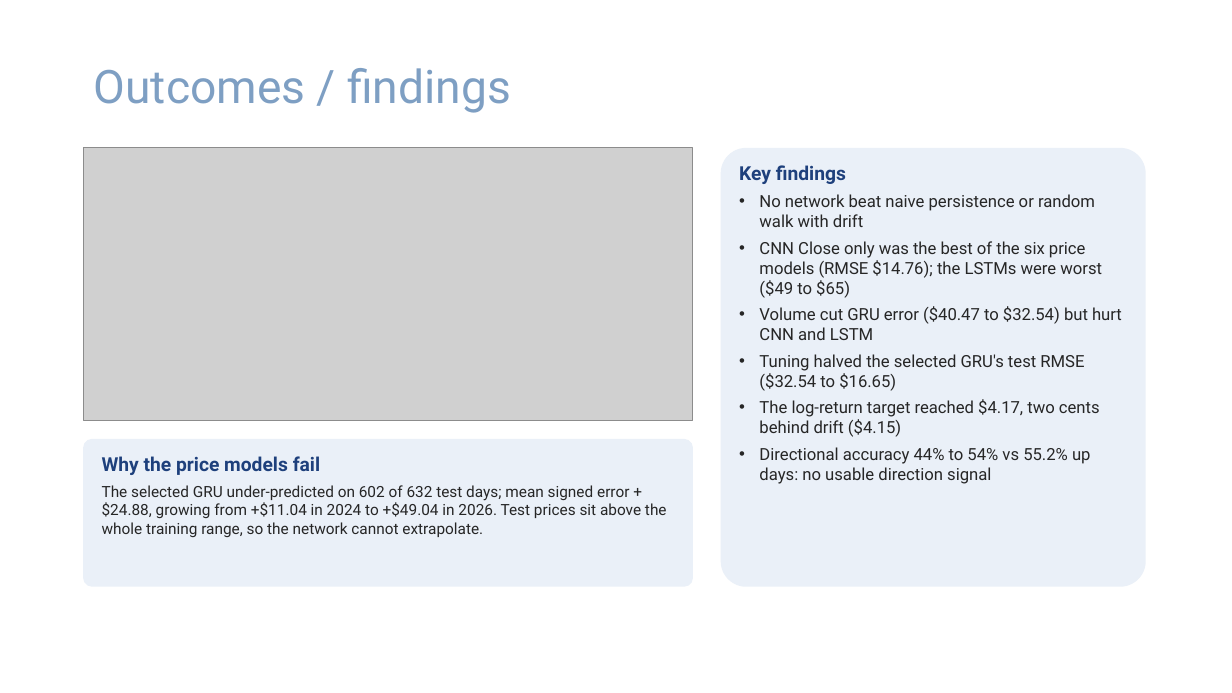
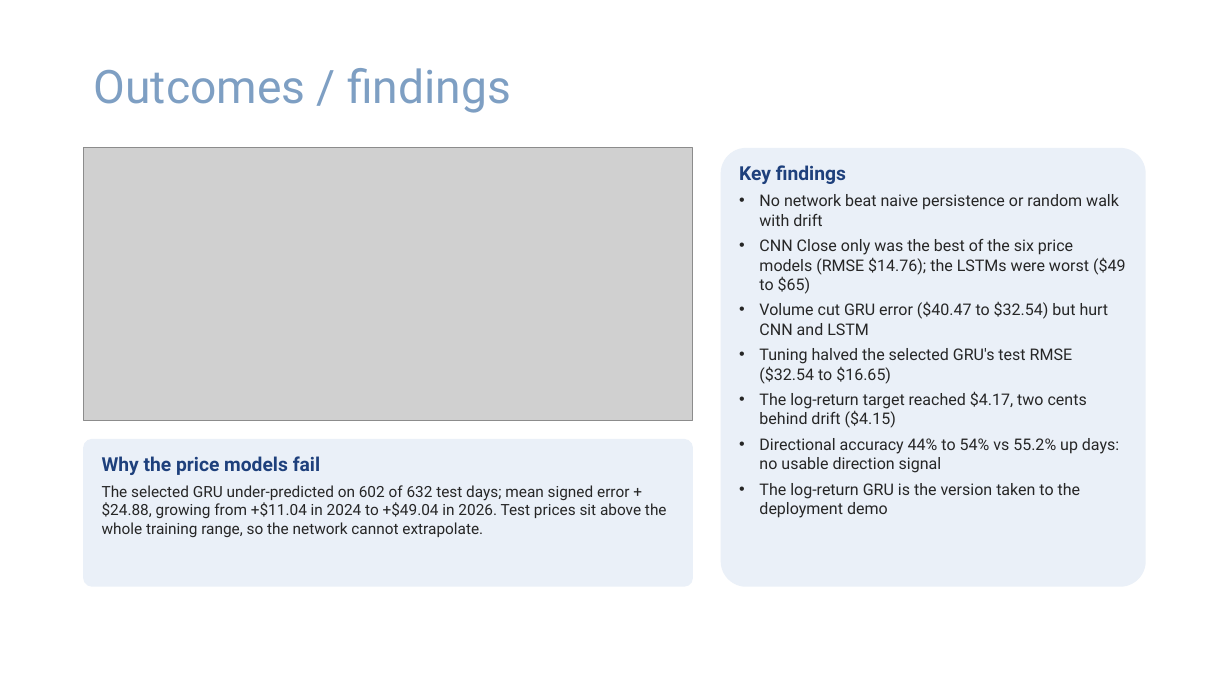
Before and after one commit to wences-psu/Stock_Price_DL, a slide deck: slide 13 of docs/Team7_AAPL_Deep_Learning_Presentation.pptx. Drawn at 1232x693 pixels with LibreOffice and Linux fonts; fonts in the diff are those of the drawing; grey boxes stand for pictures; background and template pictures are left out. Boxes give left, top, right and bottom in pixels: in the first picture for what was removed or moved away, otherwise in the second. Text is boxed around its words. In the diff, an @@ line names an element or a change of style, - is before the commit and + after.

Commit message:
Deploy the log-return GRU; make improvements a CRISP-DM iteration before deployment

```diff
--- a/docs/Team7_AAPL_Deep_Learning_Presentation.pptx
+++ b/docs/Team7_AAPL_Deep_Learning_Presentation.pptx
@@ text at (759, 194, 1125, 473): size 13 to 12.5 pt in "No network beat naive persistence or random ...", "CNN Close only was the best of ...", "Volume cut GRU error ($40.47 to $32.54) ...", "Tuning halved the selected GRU's test RMSE ..." and 2 more places @@
@@ text at (759, 483, 1081, 518): paragraph added @@
+• The log-return GRU is the version taken to the deployment demo
```
Also in this commit, not shown: 9 other slides changed, 17 other files.
